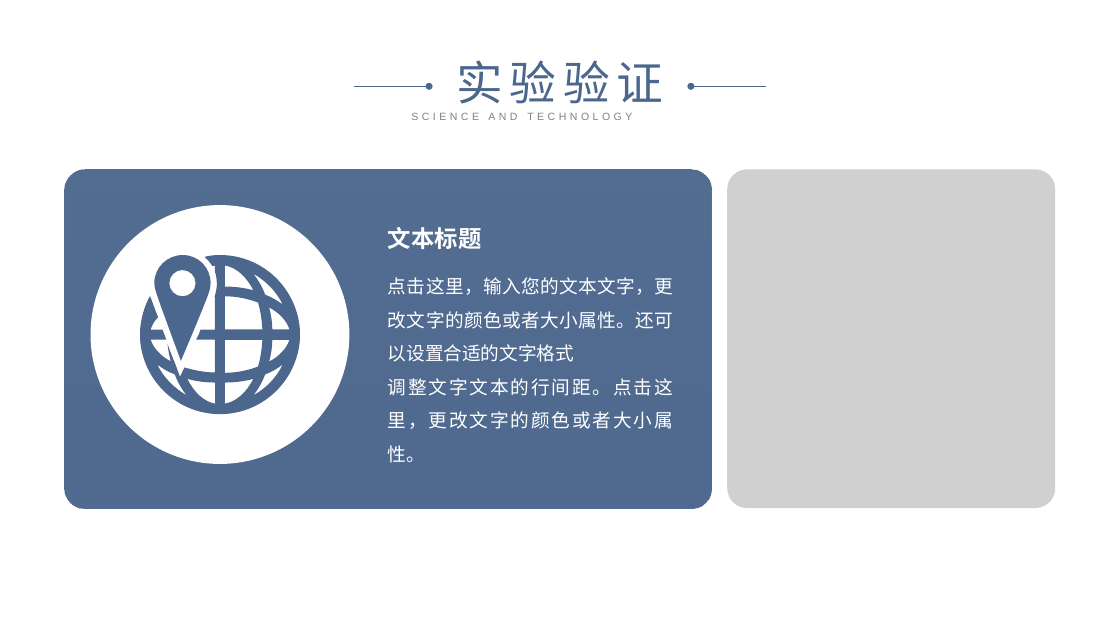
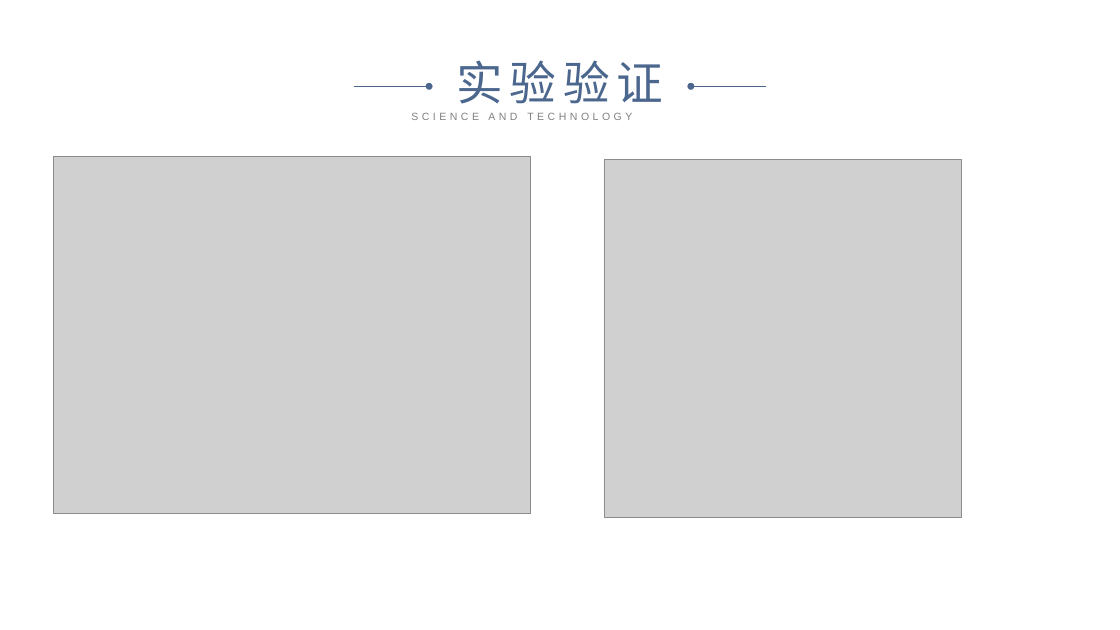
Before and after one commit to cyicz123/graduation-project, a slide deck: slide 14 of 中期检查答辩.pptx (slide 17 before the commit). Drawn at 1120x630 pixels with LibreOffice and Linux fonts; fonts in the diff are those of the drawing; grey boxes stand for pictures. Boxes give left, top, right and bottom in pixels: in the first picture for what was removed or moved away, otherwise in the second. Text is boxed around its words. In the diff, an @@ line names an element or a change of style, - is before the commit and + after.

```diff
--- a/中期检查答辩.pptx
+++ b/中期检查答辩.pptx
@@ picture: place and size @@
-picture at [65, 170, 712, 508]
+picture at [54, 156, 531, 514]
@@ rounded rectangle removed at [65, 170, 712, 508] @@
@@ picture added at [604, 160, 962, 518] @@
@@ picture removed at [728, 170, 1055, 508] @@
@@ ellipse removed at [91, 205, 350, 464] @@
@@ text removed at [388, 227, 481, 249] @@
-文本标题
@@ freeform shape removed at [140, 255, 300, 414] @@
```
Also in this commit, not shown: 10 other slides changed, 9 slides added, 14 slides removed, 4 other files.
